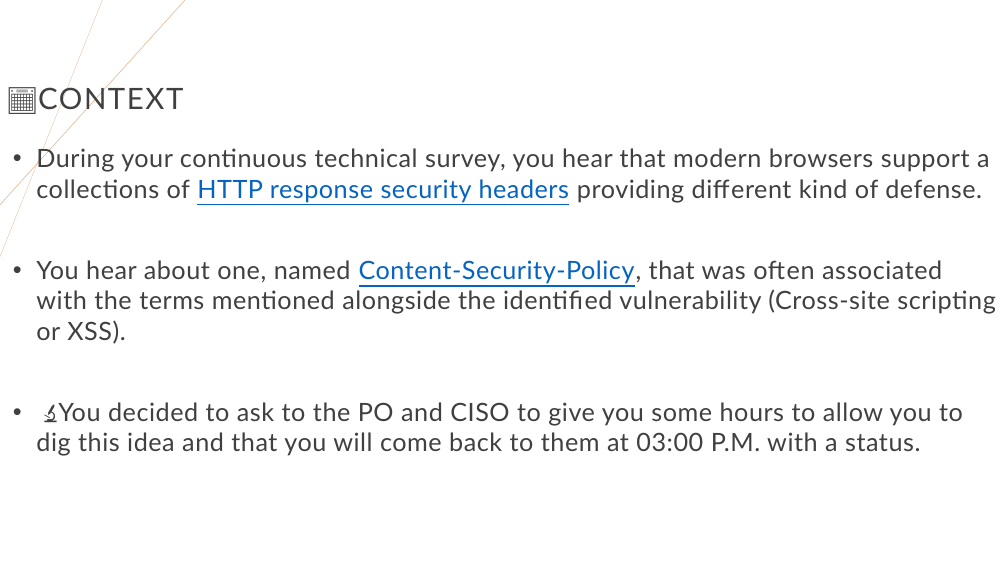
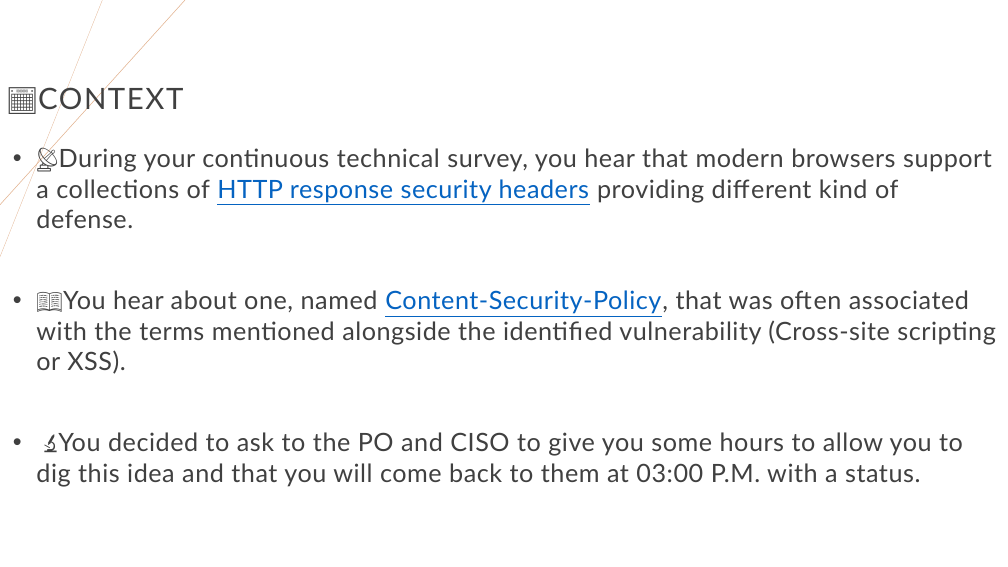
Before and after one commit to righettod/voxxeddays-lux-2024, a slide deck: slide 6 of presentation.pptx. Drawn at 1008x567 pixels with LibreOffice and Linux fonts; fonts in the diff are those of the drawing. Boxes give left, top, right and bottom in pixels: in the first picture for what was removed or moved away, otherwise in the second. Text is boxed around its words. In the diff, an @@ line names an element or a change of style, - is before the commit and + after.

```diff
--- a/presentation.pptx
+++ b/presentation.pptx
@@ text at box(36, 148, 996, 374): text changed @@
-• During your continuous technical survey, you hear that modern browsers support a collections of HTTP response security headers providing different kind of defense.
-• You hear about one, named Content-Security-Policy, that was often associated with the terms mentioned alongside the identified vulnerability (Cross-site scripting or XSS).
+• 📡During your continuous technical survey, you hear that modern browsers support a collections of HTTP response security headers providing different kind of defense.
+• 📖You hear about one, named Content-Security-Policy, that was often associated with the terms mentioned alongside the identified vulnerability (Cross-site scripting or XSS).
```
Also in this commit, not shown: 31 other slides changed, 11 slides added, 1 other file.
